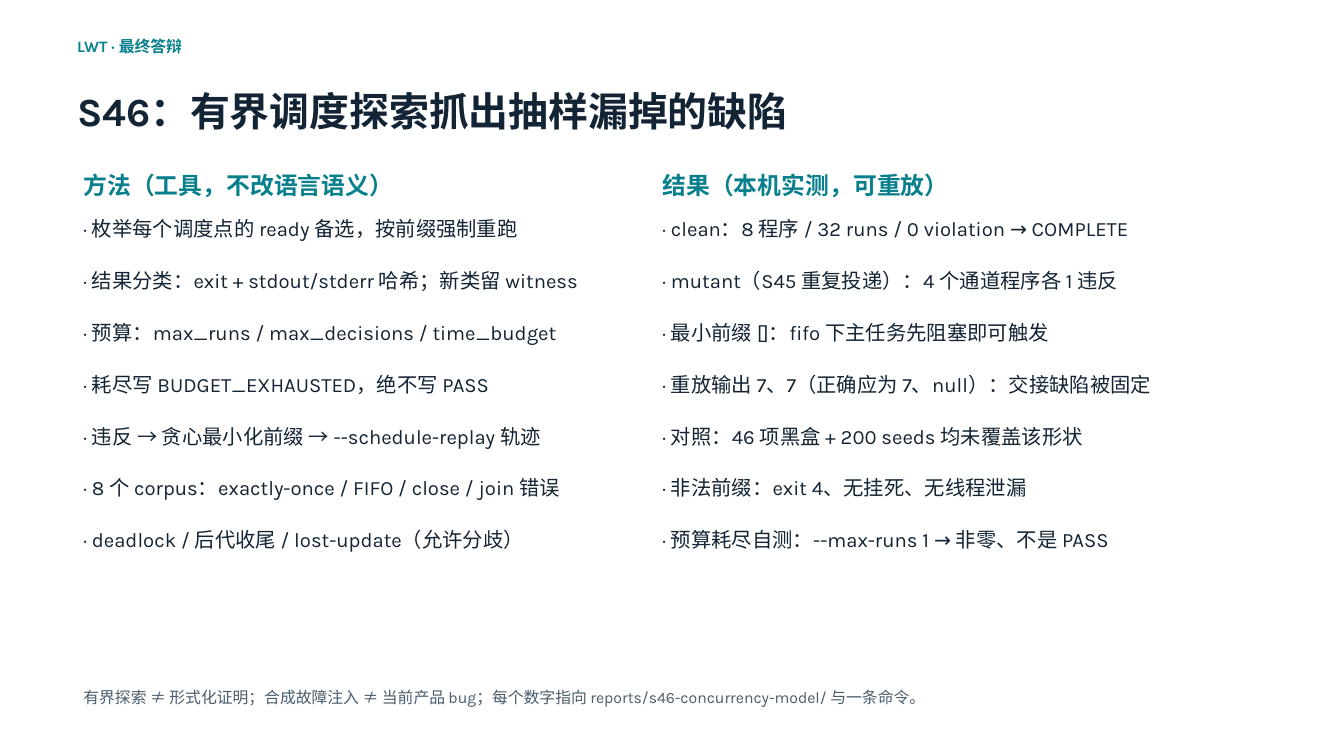
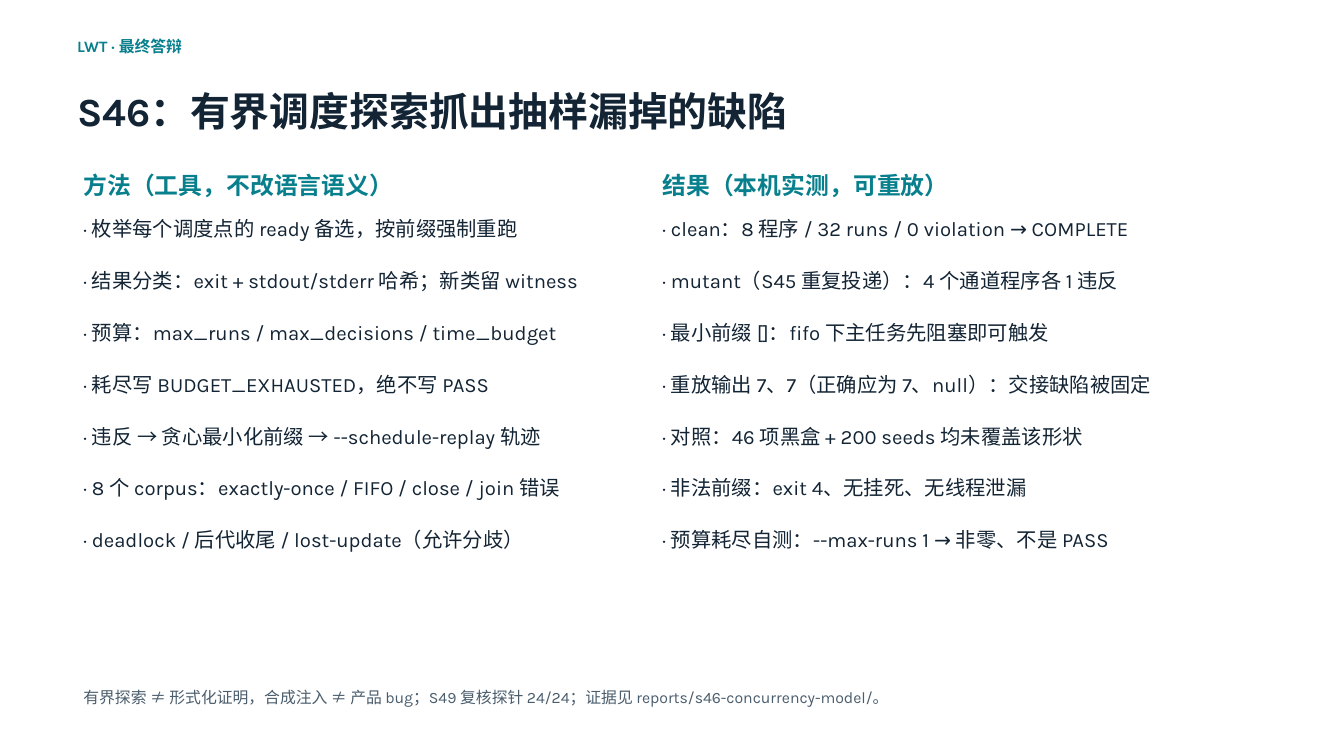
Before and after one commit to 05T1925/Interpreted-general-purpose-scripting-language-LWT, a slide deck: slide 19 of slides/LWT介绍.pptx. Drawn at 1344x756 pixels with LibreOffice and Linux fonts; fonts in the diff are those of the drawing. Boxes give left, top, right and bottom in pixels: in the first picture for what was removed or moved away, otherwise in the second. Text is boxed around its words. In the diff, an @@ line names an element or a change of style, - is before the commit and + after.

```diff
--- a/slides/LWT介绍.pptx
+++ b/slides/LWT介绍.pptx
@@ text at [83, 689, 888, 707]: text changed @@
-有界探索 ≠ 形式化证明；合成故障注入 ≠ 当前产品 bug；每个数字指向 reports/s46-concurrency-model/ 与一条命令。
+有界探索 ≠ 形式化证明，合成注入 ≠ 产品 bug；S49 复核探针 24/24；证据见 reports/s46-concurrency-model/。
```
Also in this commit, not shown: 3 other slides changed, 21 other files.
